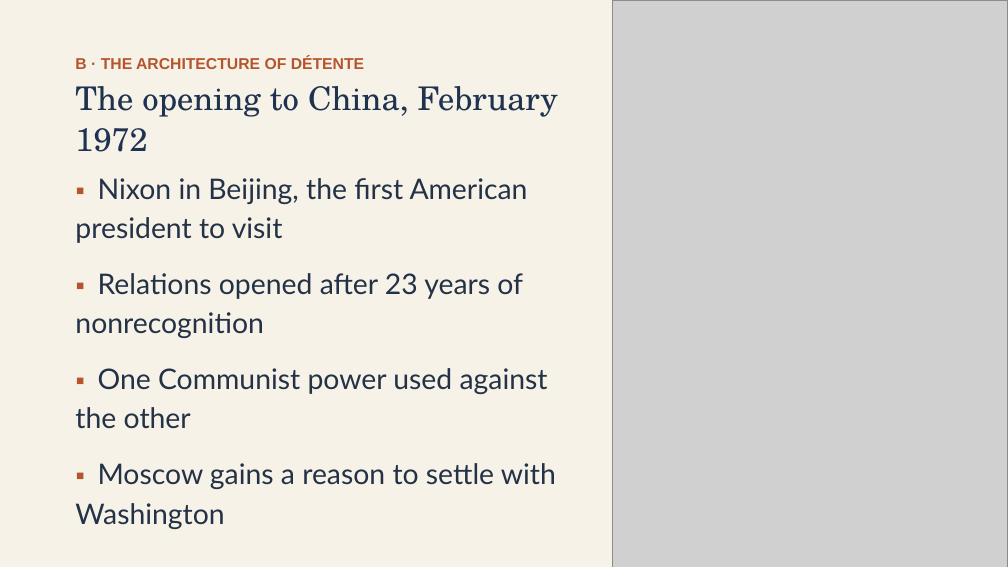
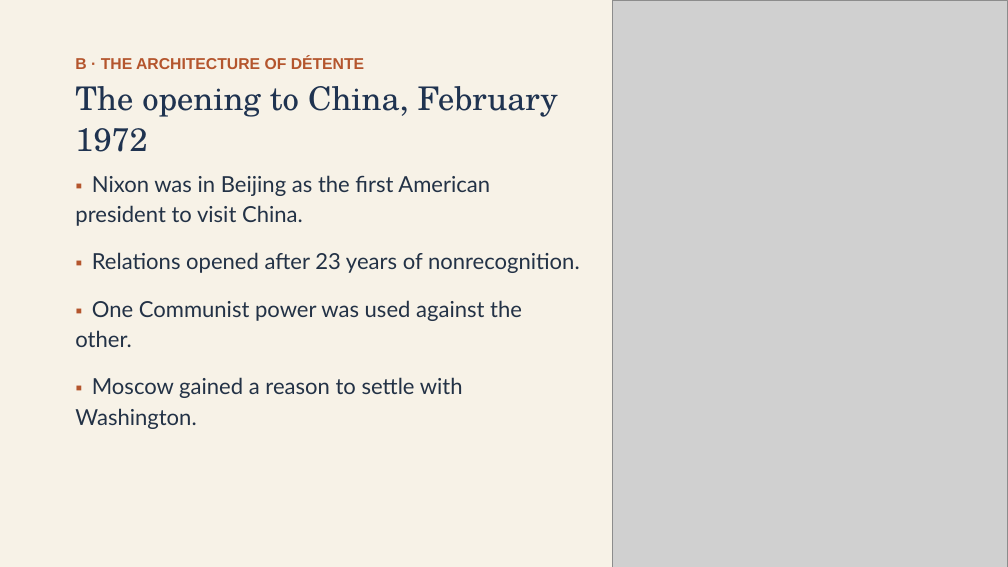
Before and after one commit to ab17gthb/humanities-curriculum-group, a slide deck: slide 8 of cold-war/lesson-07/lesson-07-slides.pptx. Drawn at 1008x567 pixels with LibreOffice and Linux fonts; fonts in the diff are those of the drawing; grey boxes stand for pictures. Boxes give left, top, right and bottom in pixels: in the first picture for what was removed or moved away, otherwise in the second. Text is boxed around its words. In the diff, an @@ line names an element or a change of style, - is before the commit and + after.

```diff
--- a/cold-war/lesson-07/lesson-07-slides.pptx
+++ b/cold-war/lesson-07/lesson-07-slides.pptx
@@ text at (75,175,580,429): text changed; size 27 to 21 pt @@
-▪ Nixon in Beijing, the first American president to visit
-▪ Relations opened after 23 years of nonrecognition
-▪ One Communist power used against the other
-▪ Moscow gains a reason to settle with Washington
+▪ Nixon was in Beijing as the first American president to visit China.
+▪ Relations opened after 23 years of nonrecognition.
+▪ One Communist power was used against the other.
+▪ Moscow gained a reason to settle with Washington.
```
Also in this commit, not shown: 11 other slides changed, 6 other files.
